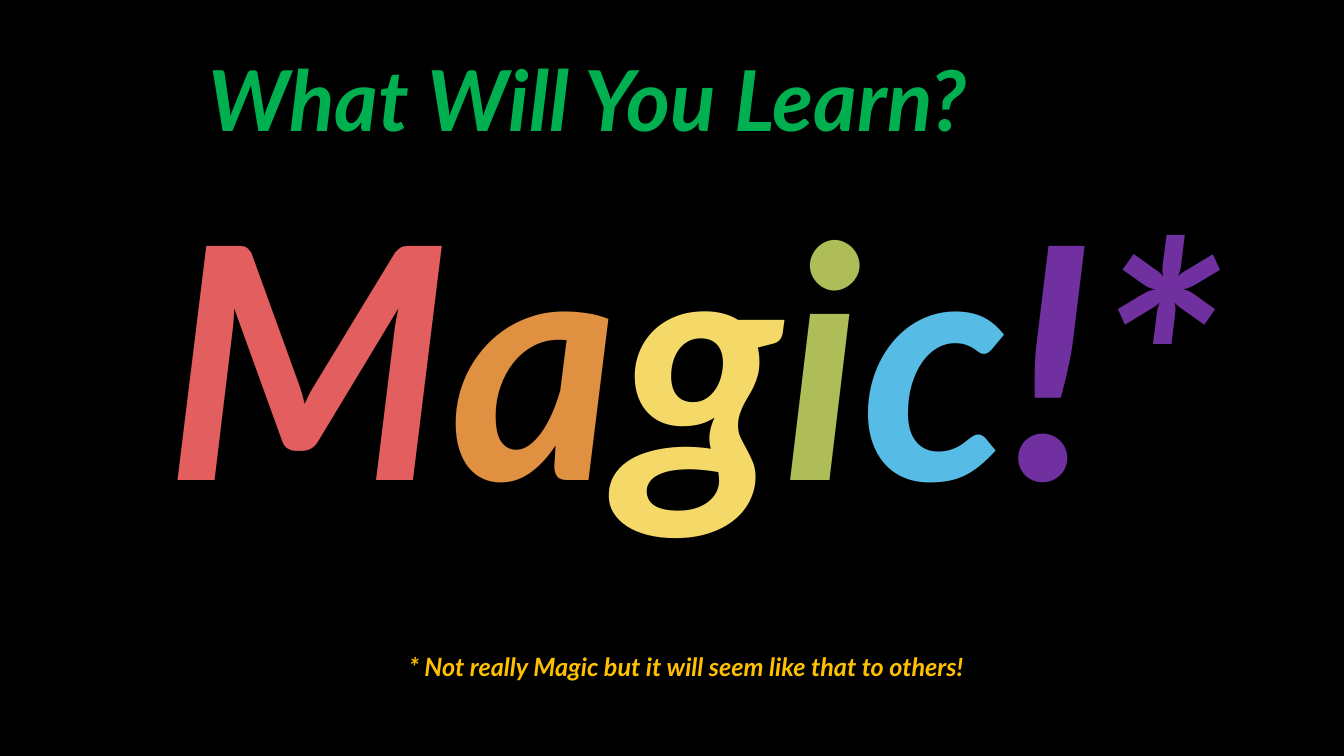
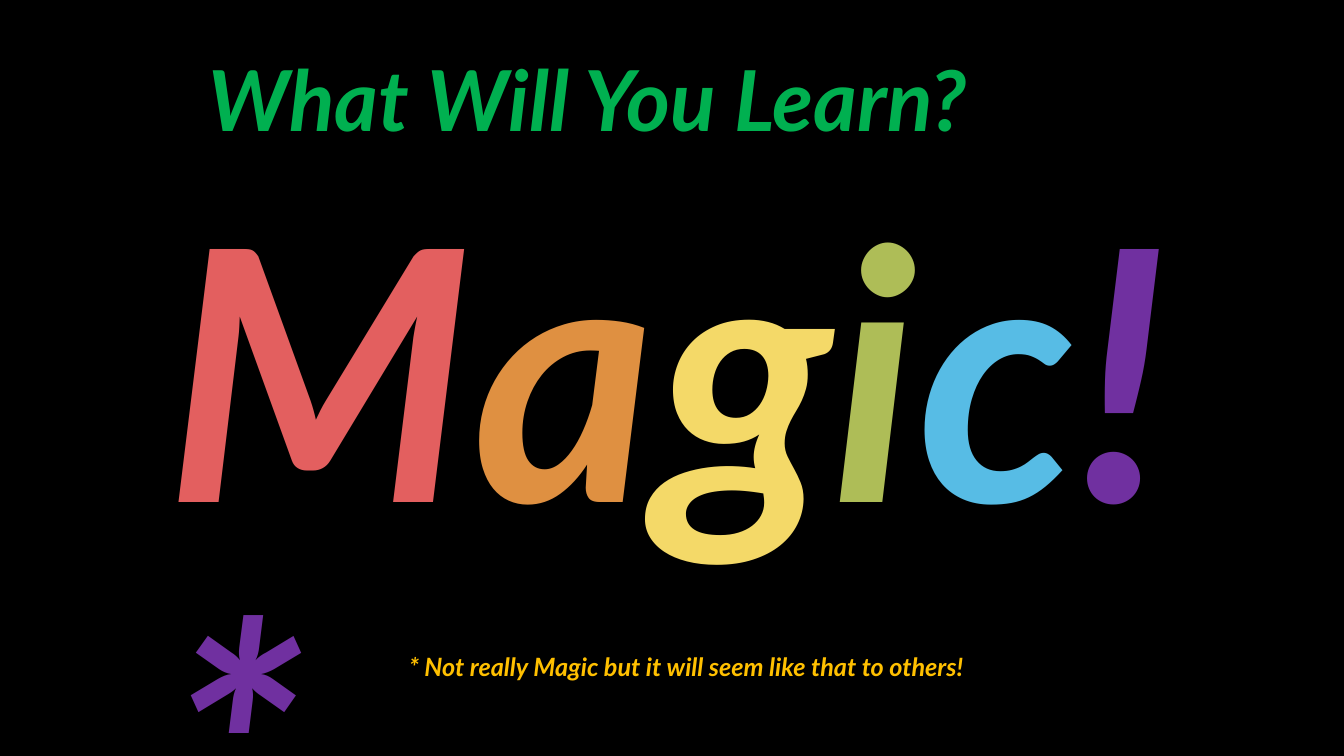
Before and after one commit to SQLDBAWithABeard/Presentations, a slide deck: slide 6 of PowerShell.pptx. Drawn at 1344x756 pixels with LibreOffice and Linux fonts; fonts in the diff are those of the drawing; background and template pictures are left out. Boxes give left, top, right and bottom in pixels: in the first picture for what was removed or moved away, otherwise in the second. Text is boxed around its words. In the diff, an @@ line names an element or a change of style, - is before the commit and + after.

```diff
--- a/PowerShell.pptx
+++ b/PowerShell.pptx
@@ text "Magic!*" at <box>166,242,1169,563</box>: size 231.2 to 250 pt @@
```
Also in this commit, not shown: 7 other slides changed, 1 slide removed, 5 other files.
